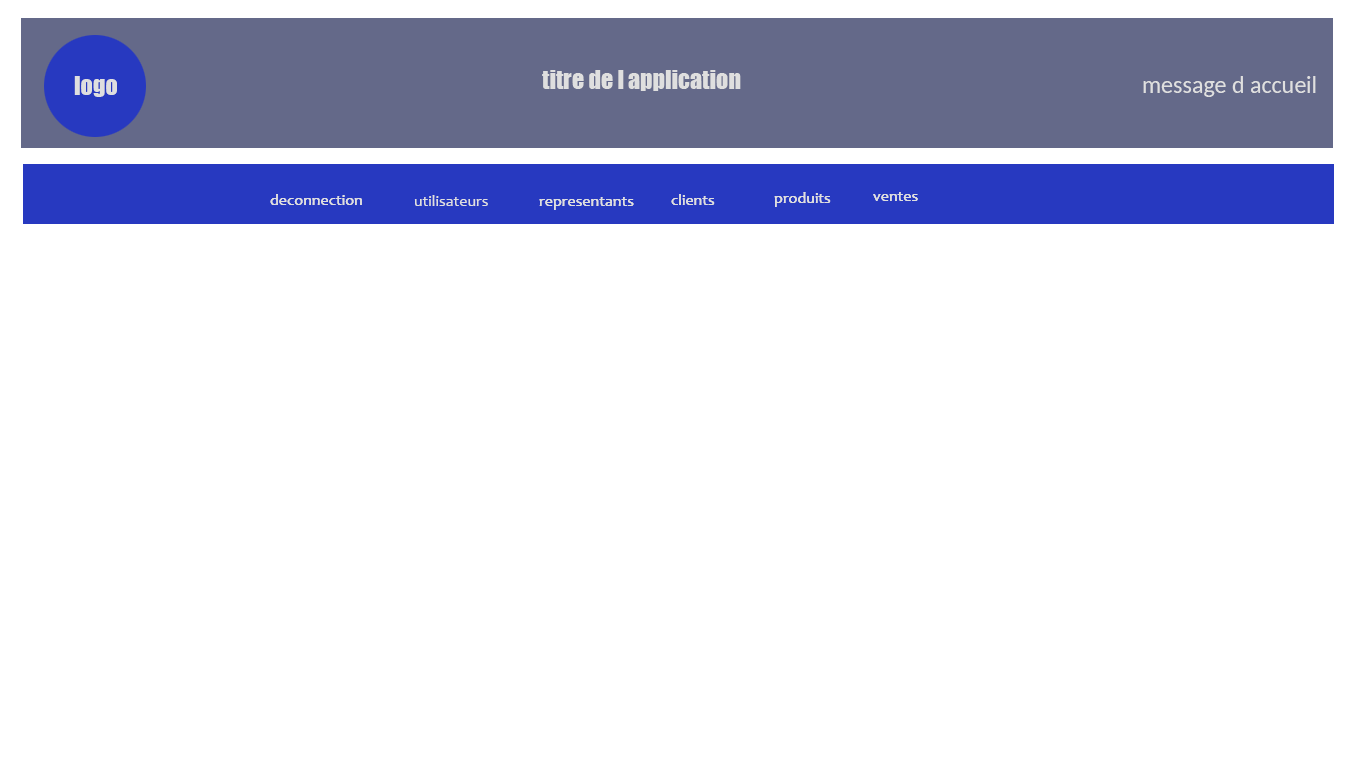
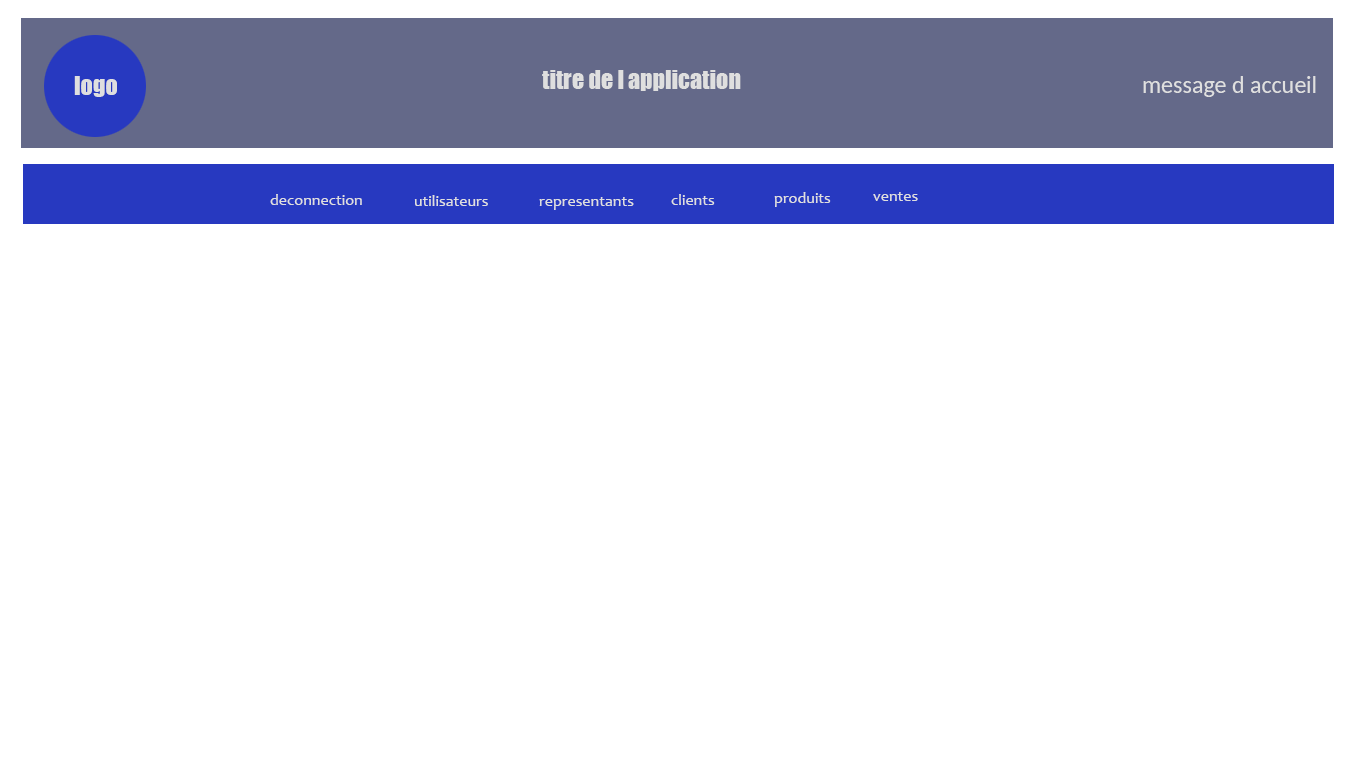
Comparing the layer stacks of the two 1366 x 768 images. Changes:
hid group "conecterUser" (5 layers) over [270, 192, 918, 210]
